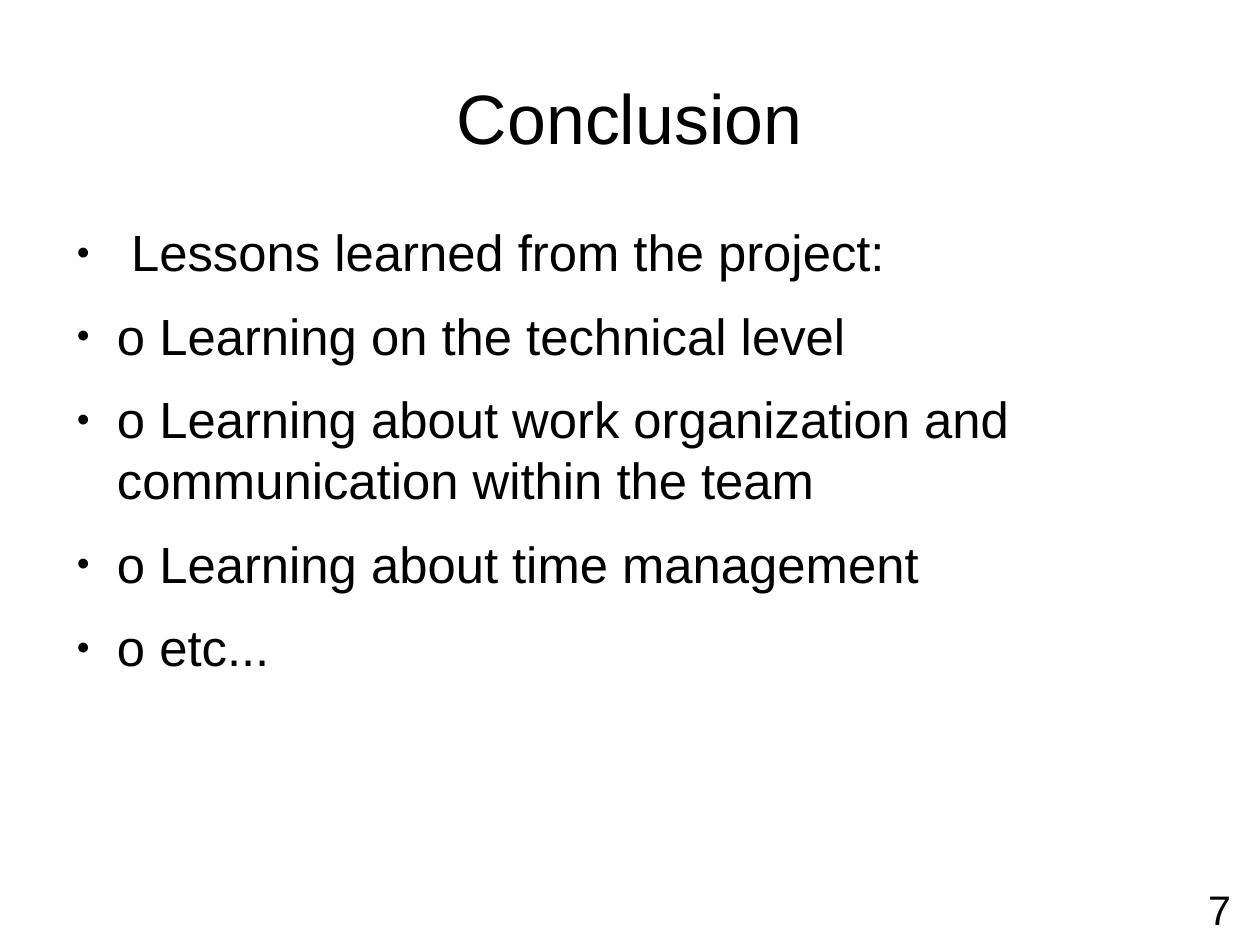
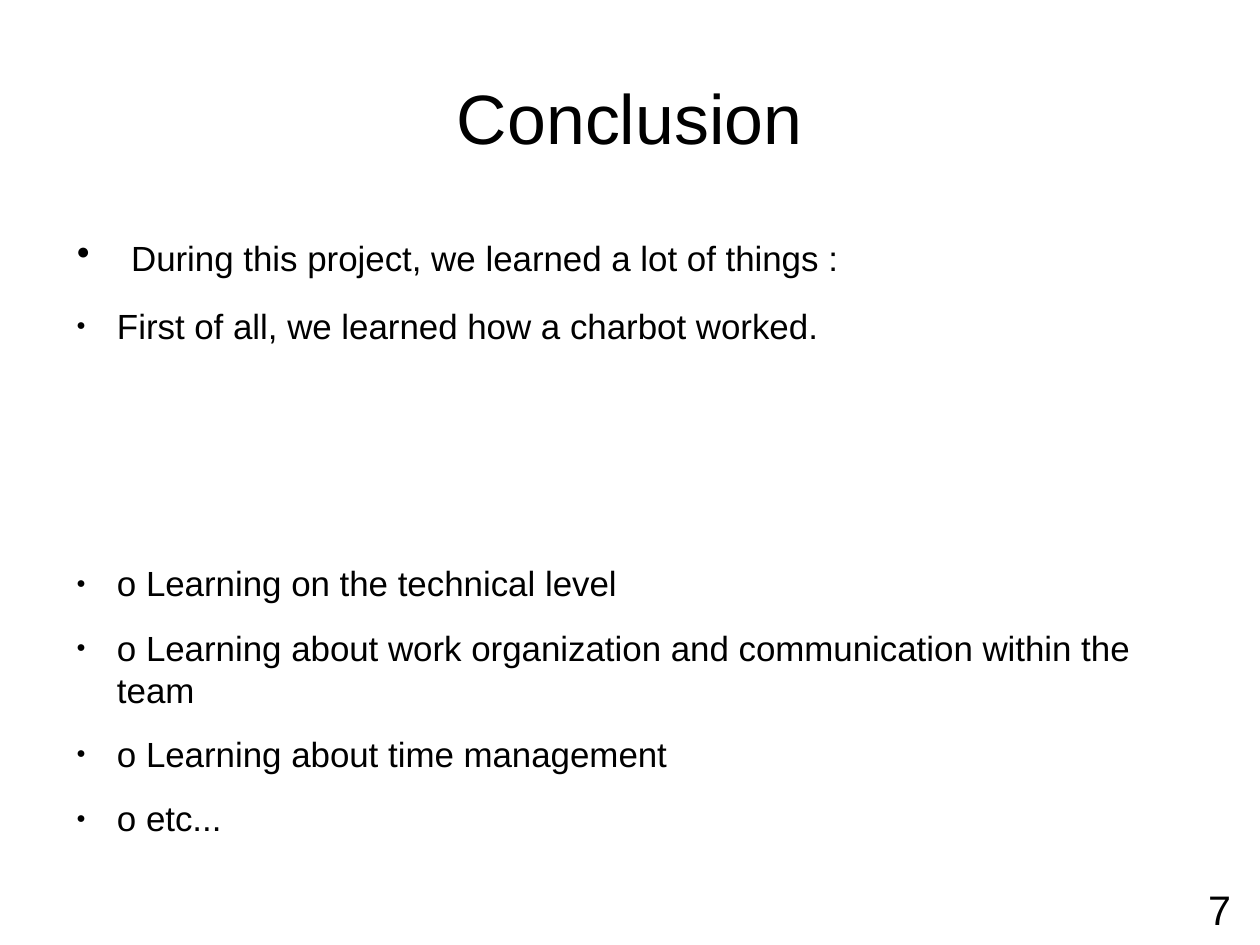
Before and after one commit to Miner205/pychatbot-DONNAT-LEMONT-int1, a slide deck: slide 7 of The report.odp. Drawn at 1260x945 pixels with LibreOffice and Linux fonts; fonts in the diff are those of the drawing. Boxes give left, top, right and bottom in pixels: in the first picture for what was removed or moved away, otherwise in the second. Text is boxed around its words. In the diff, an @@ line names an element or a change of style, - is before the commit and + after.

```diff
--- a/The report.odp
+++ b/The report.odp
@@ text at (117, 245, 819, 344): text changed; size 32 to 22 pt @@
-● Lessons learned from the project:
+● During this project, we learned a lot of things :
+● First of all, we learned how a charbot worked.
@@ text at (117, 570, 1129, 832): size 32 to 22 pt in "o Learning on the technical level", "o Learning about work organization and communication ...", "o Learning about time management", "o etc..." @@
```
Also in this commit, not shown: 2 other files.
